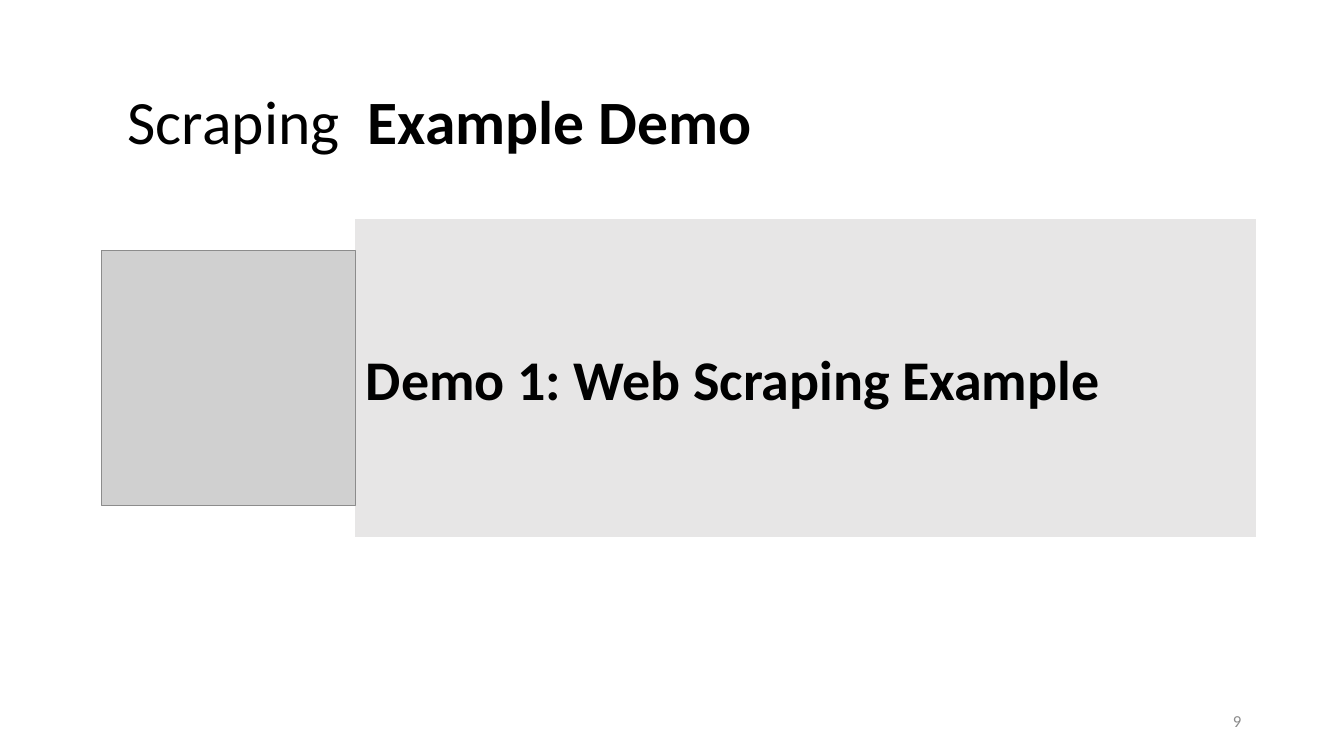
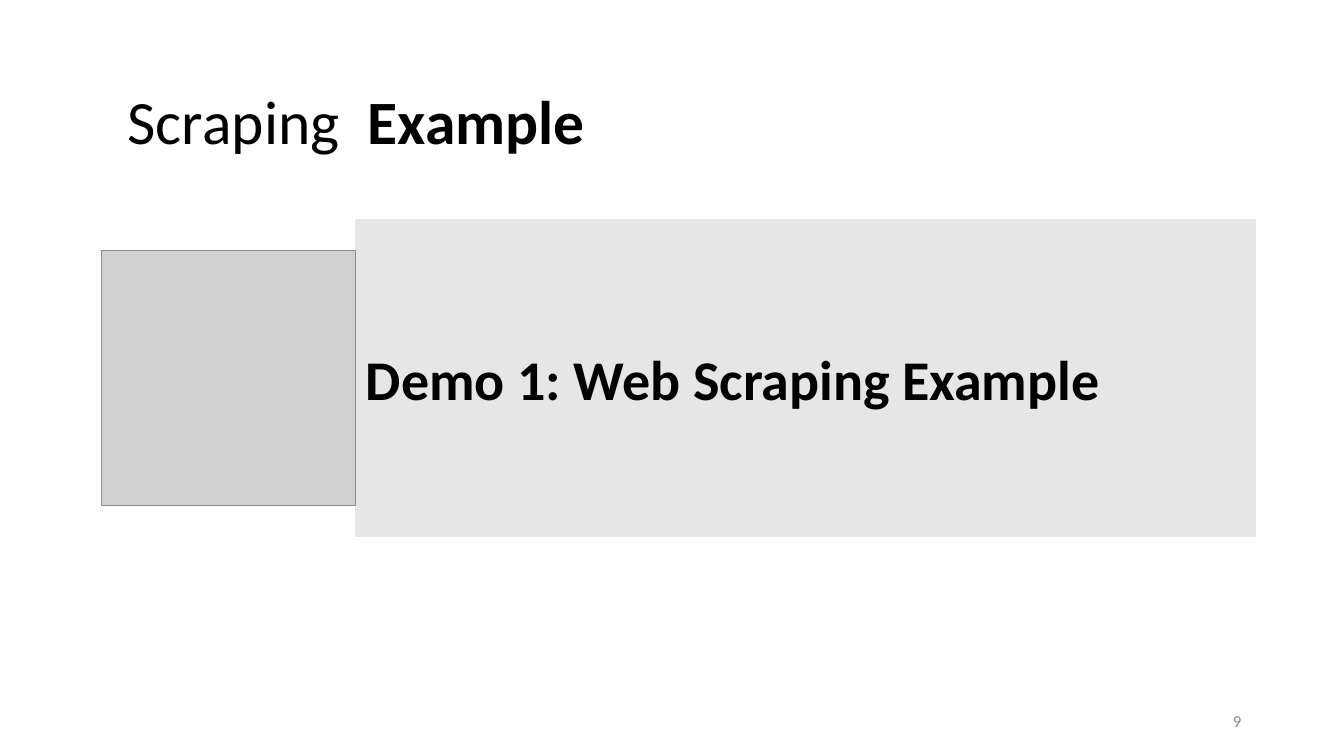
Before and after one commit to lisa-wm/consulting, a slide deck: slide 9 of 5_seminar/Contents_Part_02/slides/slides_II_1.pptx. Drawn at 1344x756 pixels with LibreOffice and Linux fonts; fonts in the diff are those of the drawing; grey boxes stand for pictures. Boxes give left, top, right and bottom in pixels: in the first picture for what was removed or moved away, otherwise in the second. Text is boxed around its words. In the diff, an @@ line names an element or a change of style, - is before the commit and + after.

```diff
--- a/5_seminar/Contents_Part_02/slides/slides_II_1.pptx
+++ b/5_seminar/Contents_Part_02/slides/slides_II_1.pptx
@@ title at (128, 100, 585, 155): text changed; bold off @@
-Scraping Example Demo
+Scraping Example
```
Also in this commit, not shown: 6 other slides changed, 5 other files.
